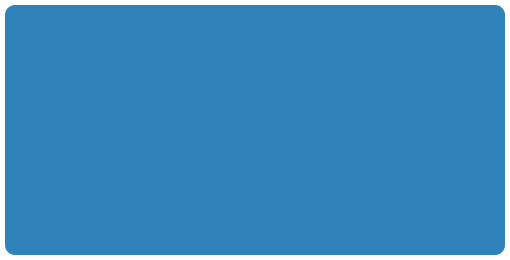
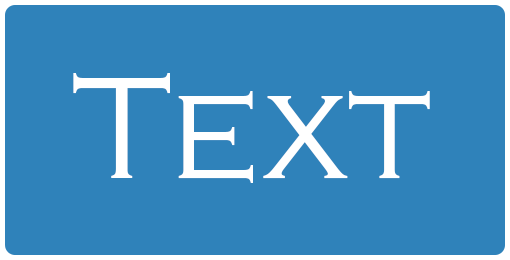
Comparing the layer stacks of the two 510×260 images. Changes:
added layer "Text" above "Rounded Rectangle 1" over 73, 73, 430, 183
